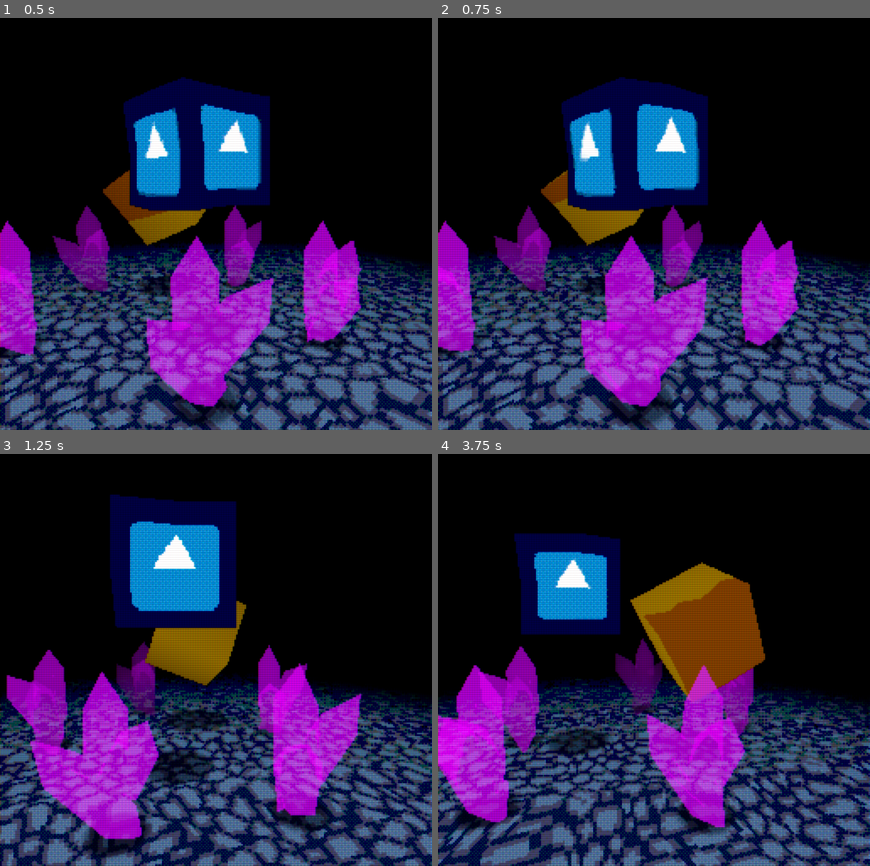
Above: before the commit, frames 1-4 (two rows, left to right).
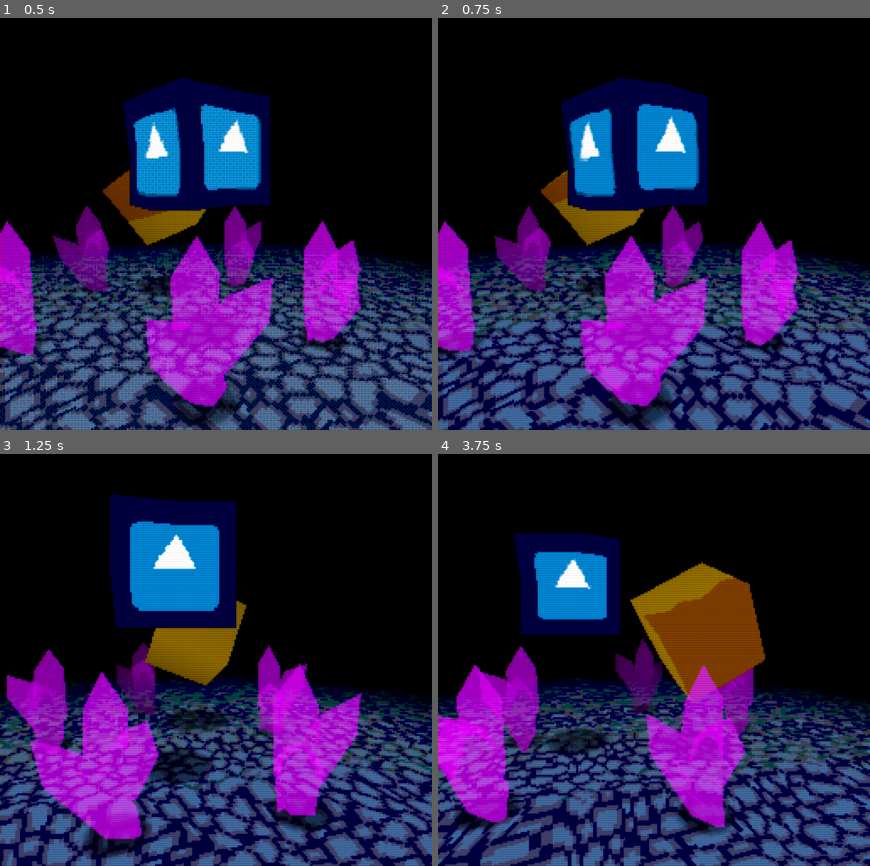
Above: after the commit, the same moments.

Repository: MenacingMecha/godot-psx-style-demo
Game: Godot game, scene res://post_process/pp_stack.tscn
Two runs of this game, one before a commit and one after it. Both use one fixed random seed, a clock stepped at 60 frames per second and the inputs below. The engine's default icon, where the game draws it, is replaced by a stand-in: a white triangle on a blue panel in a dark square.
Inputs:
- Up to frame 1 (0.5 s): no input
- Up to frame 2 (0.75 s): tap Enter (ui_accept) at 0.5 s; tap 2 (kb_2) at 0.6 s
- Up to frame 3 (1.25 s): tap Enter (ui_accept) at 0.77 s
- Up to frame 4 (3.75 s): tap 2 (kb_2) every 0.75 s from 1.35 to 3.6 s; tap Enter (ui_accept) at 1.52, 2, 3.02, 3.5 s

Frame 1 is identical in both runs. In frame 2, 5.6% of the frame differs, in the area x 0-100%, y 20-100%; in frame 3, 5.4%; in frame 4, 5.4%.

Commit message:
Added dithering toggle to psx_lit.shader

Diff:
--- a/shaders/psx_lit.shader
+++ b/shaders/psx_lit.shader
@@ -7,6 +7,7 @@
 uniform vec2 uv_scale = vec2(1.0, 1.0);
 uniform vec2 uv_offset = vec2(.0, .0);
 uniform int color_depth = 15;
+uniform bool dither_enabled = true;
 uniform bool fog_enabled = true;
 uniform vec4 fog_color : hint_color = vec4(0.5, 0.7, 1.0, 1.0);
 uniform float min_fog_distance : hint_range(0, 100) = 10;
@@ -91,6 +92,6 @@
 	ALBEDO = COLOR.rgb;
 	ALBEDO *= (texture(albedoTex, UV) * color).rgb;
 	ALBEDO = fog_enabled ? mix(ALBEDO, fog_color.rgb, fog_weight) : ALBEDO;
-	ALBEDO *= get_dither_brightness(ALBEDO, FRAGCOORD);
+	ALBEDO = dither_enabled ? ALBEDO * get_dither_brightness(ALBEDO, FRAGCOORD) : ALBEDO;
 	ALBEDO = band_color(ALBEDO, color_depth);
 }
--- a/world/floor.tres
+++ b/world/floor.tres
@@ -7,11 +7,10 @@
 shader = ExtResource( 1 )
 shader_param/precision_multiplier = 2.0
 shader_param/color = Color( 0.662745, 0.701961, 0.796078, 1 )
-shader_param/useVertexColorAsAlbedo = false
-shader_param/addVertexColorToAlbedo = false
 shader_param/uv_scale = Vector2( 12, 12 )
 shader_param/uv_offset = Vector2( 0, 0 )
 shader_param/color_depth = 15
+shader_param/dither_enabled = true
 shader_param/fog_enabled = true
 shader_param/fog_color = Color( 0, 0, 0, 1 )
 shader_param/min_fog_distance = 5.0
--- a/world/object_mat.tres
+++ b/world/object_mat.tres
@@ -7,11 +7,10 @@
 shader = ExtResource( 1 )
 shader_param/precision_multiplier = 2.0
 shader_param/color = Color( 1, 0.996078, 0.996078, 1 )
-shader_param/useVertexColorAsAlbedo = false
-shader_param/addVertexColorToAlbedo = false
 shader_param/uv_scale = Vector2( 1, 1 )
 shader_param/uv_offset = Vector2( 0, 0 )
 shader_param/color_depth = 15
+shader_param/dither_enabled = true
 shader_param/fog_enabled = true
 shader_param/fog_color = Color( 0, 0, 0, 1 )
 shader_param/min_fog_distance = 10.0
